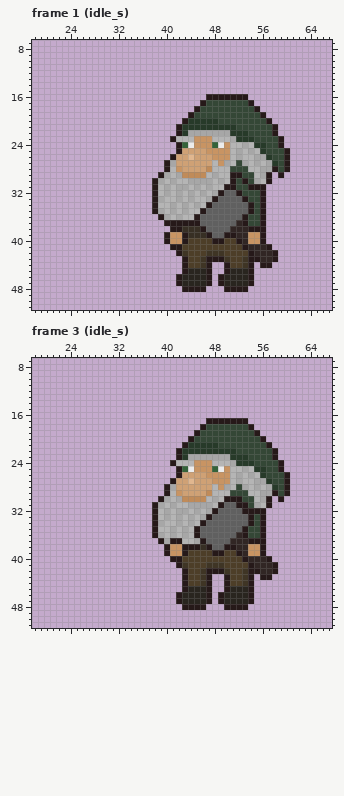
Edited in one commit: pixel-art file (src/player/visuals/player.aseprite). Above, as it was before the edit.
96x64 pixels, 35 frames. Colours within 5 levels of each other are drawn and written as one. Shown: frame 1 (idle_s): x 18..67, y 7..51; frame 3 (idle_s): x 18..67, y 7..51. The commit also changed other frames, which this record leaves out.
And afterwards:
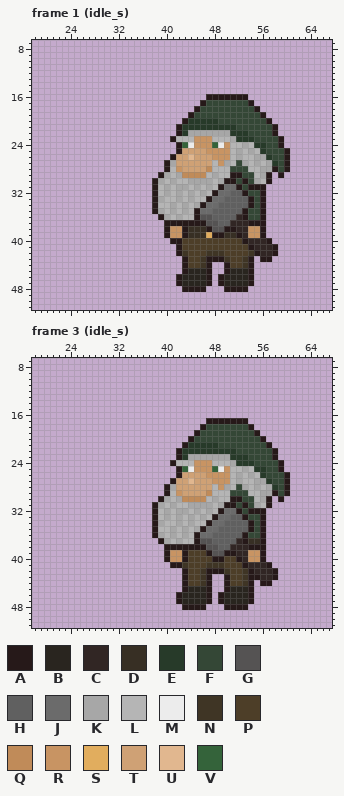
Palette (. is transparent): A #261919  B #29251f  C #312624  D #372f24  E #273a29  F #344736  G #555353  H #606060  J #6b6b6b  K #a7a7a7  L #b5b5b5  M #ececec  N #3f3525  P #4d3e28  Q #c08b59  R #c89463  S #e1ad5e  T #cfa175  U #e1b78f  V #34633a
The edit:
Changed rows in their new state; - is an unchanged pixel.
Frame 1 (idle_s), layers "Hand_L", "Hand_R":
first column x 40:
30 ----------A--------
31 ---------AJJA------
32 --------AJJ-HA-----
33 -------AJJ---HA----
34 ------AJJ----------
35 -----AJJ-----AF----
36 ------GG----C------
37 ------AGG--C-CAA---
38 ARRA--DAGGAA--RR---
39 -------SAADDA------
40 .AAP----PP--PACCCA-
41 -.-----------PA--CA
42 --------------NA---
43 ---------------.AA.
44 ----------------..-
Frame 3 (idle_s), layers "Hand_L", "Hand_R":
first column x 40:
30 ----------L--------
31 ---------KAAF------
32 --------LAJJAF-----
33 -------LAJJ--AF----
34 ------LAJJ---------
35 -----KAJJ----HA----
36 ------JJ----H------
37 -LK--AGG---H-ADD---
38 -AA---AGG-HC--AA---
39 -------AGGAAC------
40 ARRA----AA--ACRRA.-
41 -A-----------AC--A.
42 ---------------C---
43 ---------------ACCA
44 ----------------AA-
Pixel boxes of the changes (left, top, right, bottom) in both pictures:
changed: (164, 178, 278, 268)
changed: (164, 496, 278, 586)
